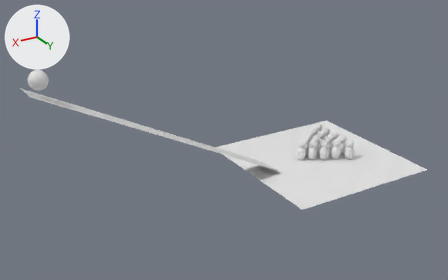
Renders of the Blender file bowling/bone_bowling.blend from each side of a commit.
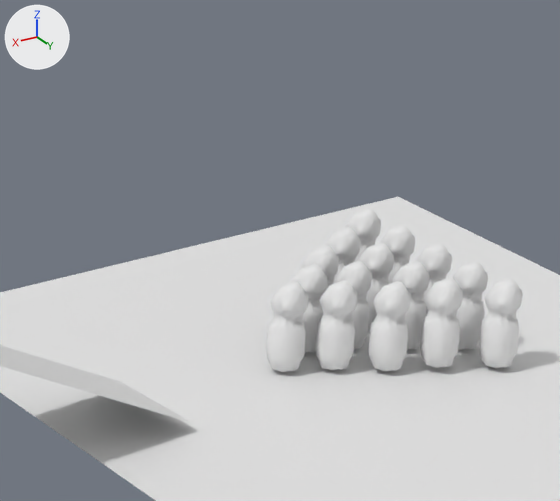
Each version appears first whole from a 50 mm lens placed at (39.5, 46.8, 28.0), pointed at (11.7, 0.6, 4.9), and next in a close-up on the part from 53% to 81% of the width and 27% to 67% of the height. The lights are fixed; the arrows at upper left show +X, +Y and +Z.
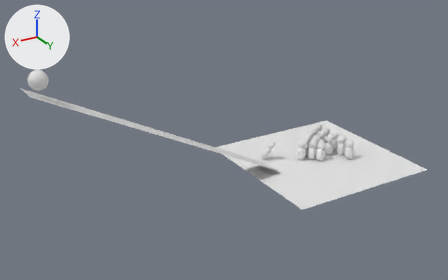
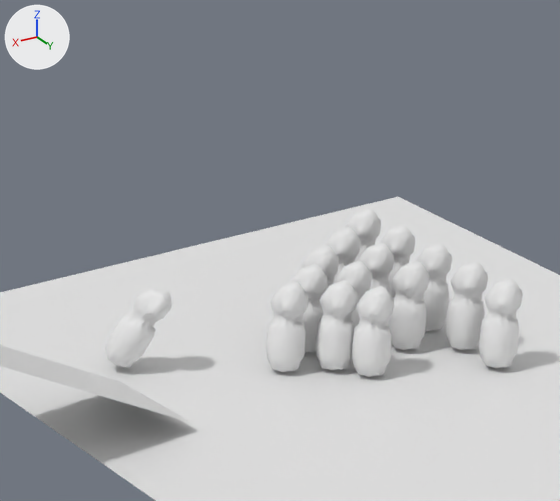
Changed parts and their boxes (x1, y1, x2, y2) in the close-ups (560 x 501 px):
'Cylinder', moved, turned: before (420, 277, 463, 368); after (105, 288, 172, 368)
'Cylinder.009', moved: before (369, 281, 411, 372); after (352, 286, 394, 377)

The change, as a diff of the scene's bpy script:
```diff
--- a/bowling/bone_bowling.blend.py
+++ b/bowling/bone_bowling.blend.py
@@ ob_cylinder @@
 ob_cylinder = bpy.data.objects.new('Cylinder', me_cylinder)
-ob_cylinder.location = (-1.62, 1.37, 1.24)
+ob_cylinder.location = (4.6, -2.22, 1.21)
+ob_cylinder.rotation_euler = (-0.38, -0.295, 0.165)  # degrees (-22, -17, 9.5)
 ob_cylinder.scale = (0.465, 0.444, 1.11)
@@ ob_cylinder_009 @@
 ob_cylinder_009 = bpy.data.objects.new('Cylinder.009', me_cylinder_009)
-ob_cylinder_009.location = (-0.51, 0.8, 1.19)
+ob_cylinder_009.location = (-0.01, 0.8, 1.17)
 ob_cylinder_009.scale = (0.465, 0.444, 1.11)
```
